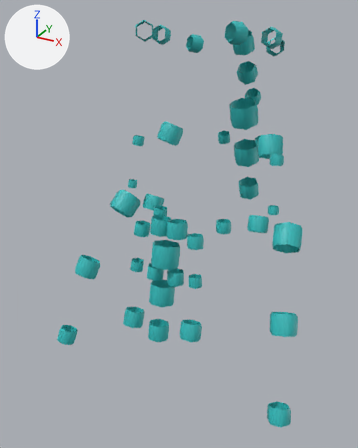
The glTF model assets/giant/parts/Beads_bone.glb, before and after one commit.
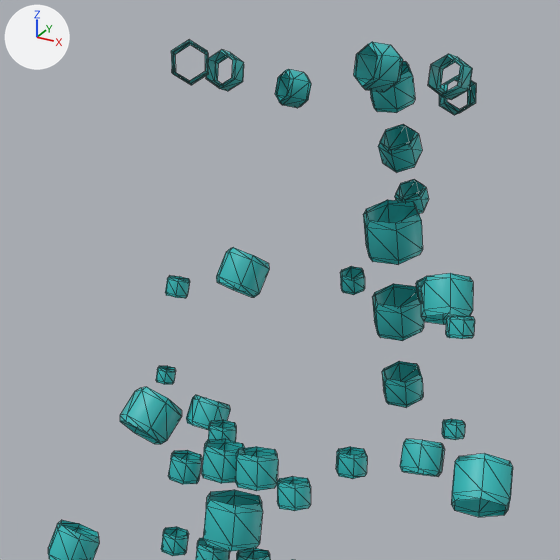
Each version appears first whole from a 50 mm lens placed at (0.552, -1.262, 3.669), pointed at (-0.062, -0.146, 3.111), and next in a close-up on the part from 14% to 91% of the width and 0% to 61% of the height. The lights are fixed; the arrows at upper left show +X, +Y and +Z. The last two pictures show the newer version. The close-ups show mesh edges as thin lines. Vertices at exactly the same position are counted once.

The first close-up shows 'Beads_bone'.
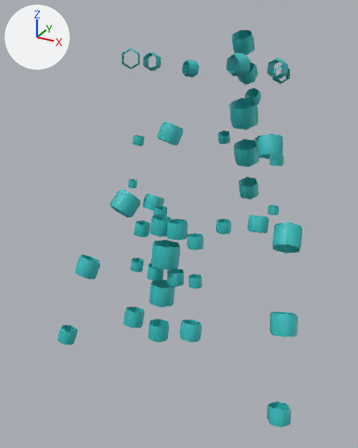
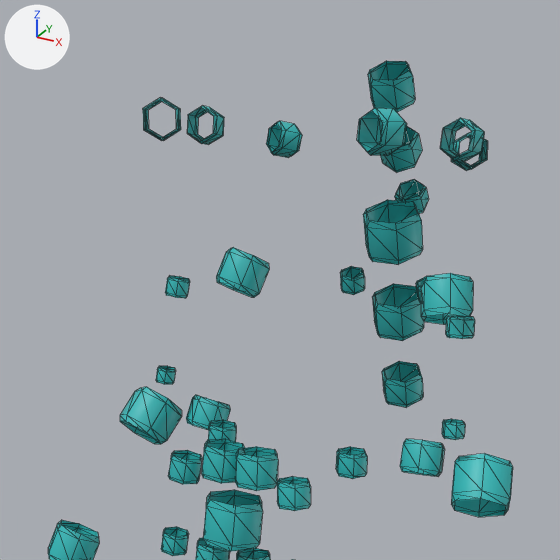
Changed parts and their boxes [x1, y1, x2, y2] in the close-ups (560 x 560 px; the box of a moved part takes in the faces that stretch with it):
'Beads_bone', reshaped: before [48, 40, 513, 560]; after [48, 61, 513, 560]
part 1 of me_beads_bone, moved or reshaped: before [354, 42, 403, 92]; after [357, 107, 407, 156]
part 2 of me_beads_bone, moved or reshaped: before [428, 54, 472, 100]; after [440, 118, 484, 162]
part 3 of me_beads_bone, moved or reshaped: before [439, 75, 476, 115]; after [451, 132, 488, 171]
part 4 of me_beads_bone, moved or reshaped: before [275, 69, 311, 108]; after [266, 121, 302, 158]
part 5 of me_beads_bone, moved or reshaped: before [206, 50, 244, 91]; after [187, 106, 224, 145]
part 6 of me_beads_bone, moved or reshaped: before [171, 40, 208, 85]; after [143, 98, 181, 141]

The change, as a list of edits to the scene's bpy script:
```text
Change me_beads_bone:
    used by ob_beads_bone; location = (0.0, 0.0, 0.0)
    remove me_beads_bone.from_pydata(...)  # 1032 vertices, 1548 faces; spans x -0.355..0.355, y -0.394..0.256, z 2.749..3.641
    add me_beads_bone.from_pydata(...)  # 1032 vertices, 1548 faces; spans x -0.355..0.355, y -0.394..0.256, z 2.749..3.608
    me_beads_bone part 1: the loose piece of 24 vertices spanning x 0.091..0.14, y -0.24..-0.191, z 3.592..3.641 is multiplied about its middle by the matrix ((0.997, -0.081, -0.017), (0.08, 0.996, -0.035), (0.02, 0.034, 0.999)), then moved by (0.02, -0.031, -0.06)
    me_beads_bone part 2: the loose piece of 24 vertices spanning x 0.127..0.17, y -0.103..-0.063, z 3.576..3.626 is multiplied about its middle by the matrix ((0.999, 0.046, -0.001), (-0.046, 0.999, -0.008), (0.001, 0.008, 1.0)), then moved by (0.023, -0.009, -0.067)
    me_beads_bone part 3: the loose piece of 24 vertices spanning x 0.091..0.142, y 0.018..0.068, z 3.548..3.599 is moved by (0.017, 0.014, -0.069)
    me_beads_bone part 4: the loose piece of 24 vertices spanning x -0.141..-0.091, y 0.018..0.069, z 3.548..3.599 is multiplied about its middle by the matrix ((0.999, -0.045, 0.007), (0.045, 0.999, 0.011), (-0.007, -0.011, 1.0)), then moved by (-0.019, 0.011, -0.068)
    me_beads_bone part 5: the loose piece of 24 vertices spanning x -0.17..-0.127, y -0.102..-0.062, z 3.576..3.626 is multiplied about its middle by the matrix ((0.998, -0.057, 0.002), (0.057, 0.998, -0.012), (-0.001, 0.012, 1.0)), then moved by (-0.022, -0.013, -0.066)
    me_beads_bone part 6: the loose piece of 24 vertices spanning x -0.14..-0.091, y -0.239..-0.191, z 3.591..3.641 is multiplied about its middle by the matrix ((0.999, 0.033, 0.016), (-0.032, 0.999, -0.031), (-0.017, 0.031, 0.999)), then moved by (-0.018, -0.034, -0.059)
```
